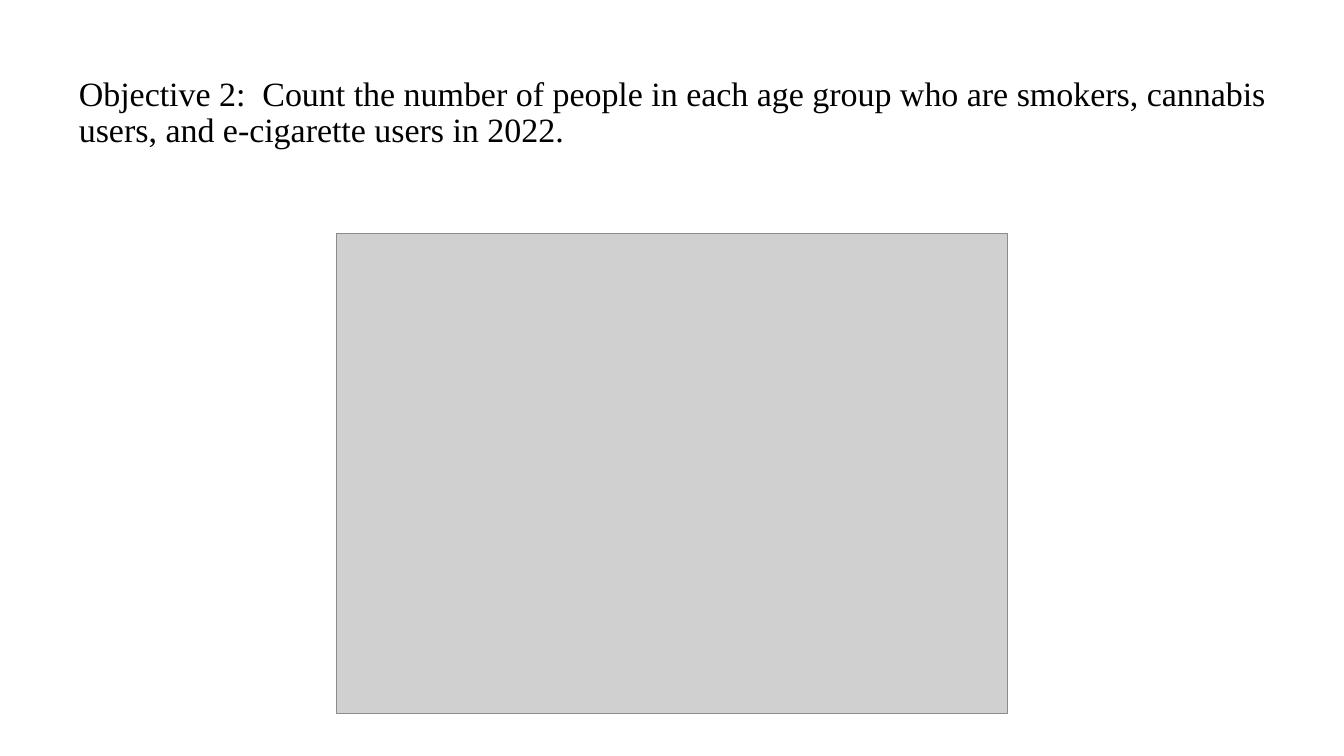
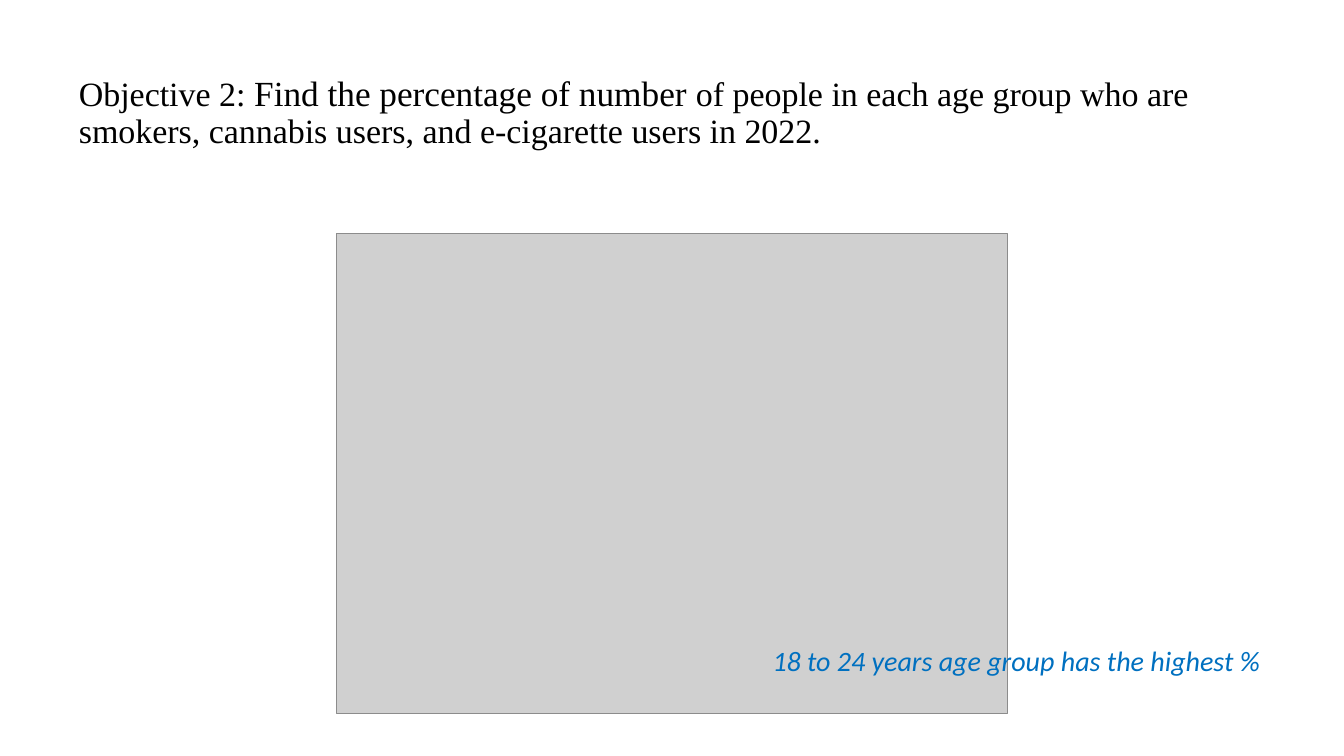
Before and after one commit to rajprasadshrestha/groupassignments, a slide deck: slide 5 of datatechonlogysolutions/Presentation3.pptx (slide 4 before the commit). Drawn at 1344x756 pixels with LibreOffice and Linux fonts; fonts in the diff are those of the drawing; grey boxes stand for pictures. Boxes give left, top, right and bottom in pixels: in the first picture for what was removed or moved away, otherwise in the second. Text is boxed around its words. In the diff, an @@ line names an element or a change of style, - is before the commit and + after.

Commit message:
updated some files as per the objectives of the project

```diff
--- a/datatechonlogysolutions/Presentation3.pptx
+++ b/datatechonlogysolutions/Presentation3.pptx
@@ title at box(79, 81, 1188, 150): text changed @@
-Objective 2: Count the number of people in each age group who are smokers, cannabis users, and e-cigarette users in 2022.
+Objective 2: Find the percentage of number of people in each age group who are smokers, cannabis users, and e-cigarette users in 2022.
@@ text added at box(773, 648, 1233, 678), 20 pt, text #0070C0, italic @@
+18 to 24 years age group has the highest %
```
Also in this commit, not shown: 6 other slides changed, 1 slide added, 1 slide removed, 43 other files.
